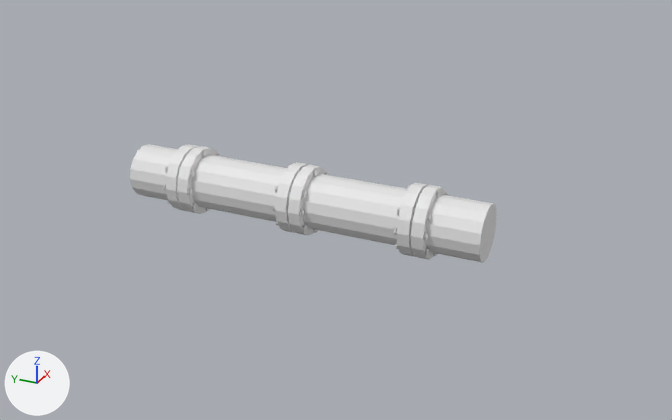
The FBX model Assets/Game Assets/Models/Bunker/Pipes/pipe.fbx, before and after one commit.
Camera for both pictures: a 50 mm camera at (-13.77, -7.37, 6.79) aimed at (0.16, -1.1, -0.18). The lights are fixed; the arrows at lower left show +X, +Y and +Z. The first picture is the older version.
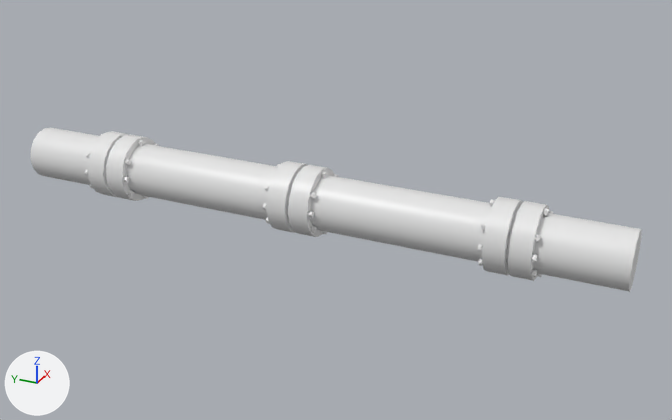
Boxes [x1, y1, x2, y2] around the edits, measured in the pictures (672 x 420 px):
```json
{"object": "Cylinder.002", "change": "moved, turned, rescaled", "before": [351, 182, 497, 263], "after": [394, 189, 642, 292]}
{"object": "Cylinder.001", "change": "rescaled", "before": [235, 162, 365, 238], "after": [197, 156, 408, 246], "on screen": "62% wider, 18% taller"}
{"object": "Cylinder.003", "change": "moved, rescaled", "before": [130, 144, 251, 215], "after": [31, 127, 214, 208], "on screen": "51% wider, 14% taller"}
```

The change, as JSON lines over the scene's bpy script:
```json
{"op": "set", "path": "ob_cylinder_002.location", "old": "(0.0, -2.8, 0.0)", "new": "(0.0, -4.4, 0.0)"}
{"op": "set", "path": "ob_cylinder_002.rotation_euler", "old": "(1.571, 0.0, 0.0)", "new": "(-1.571, 0.0, 0.0)", "note": "degrees (90, 0, 0) -> degrees (-90, 0, 0)"}
{"op": "set", "path": "ob_cylinder_002.scale", "old": "(0.63, 0.63, 0.108)", "new": "(0.63, 0.63, 0.184)"}
{"op": "set", "path": "ob_cylinder_003.location", "old": "(0.0, 1.74, 0.0)", "new": "(0.0, 3.34, 0.0)"}
{"op": "set", "path": "ob_cylinder_003.scale", "old": "(0.63, 0.63, 0.108)", "new": "(0.63, 0.63, 0.184)"}
{"op": "set", "path": "ob_cylinder_001.scale", "old": "(0.63, 0.63, 0.108)", "new": "(0.63, 0.63, 0.184)"}
```
